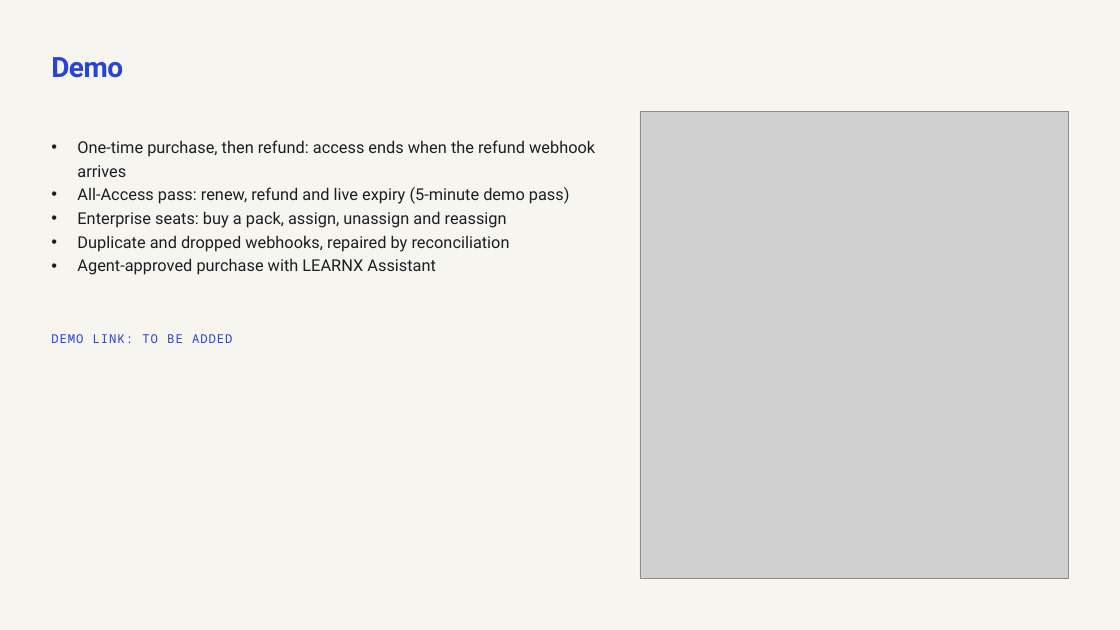
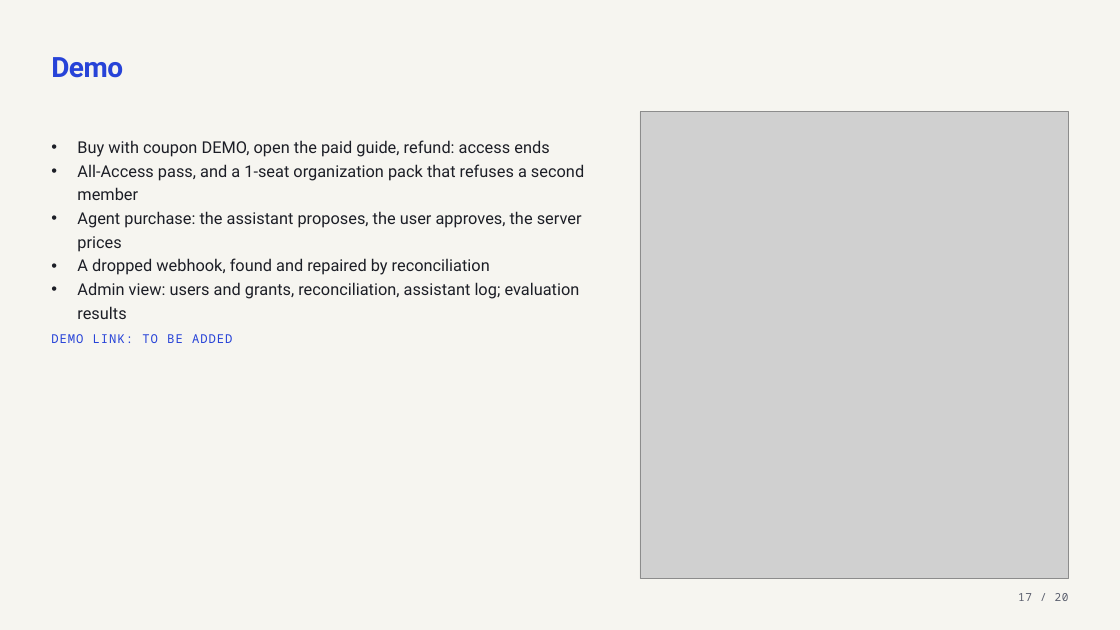
Before and after one commit to ANKITHDEEGOJU/proj-pic, a slide deck: slide 17 of docs/Final_Presentation.pptx. Drawn at 1120x630 pixels with LibreOffice and Linux fonts; fonts in the diff are those of the drawing; grey boxes stand for pictures. Boxes give left, top, right and bottom in pixels: in the first picture for what was removed or moved away, otherwise in the second. Text is boxed around its words. In the diff, an @@ line names an element or a change of style, - is before the commit and + after.

```diff
--- a/docs/Final_Presentation.pptx
+++ b/docs/Final_Presentation.pptx
@@ text at (77,140,584,319): text changed @@
-• One-time purchase, then refund: access ends when the refund webhook arrives
-• All-Access pass: renew, refund and live expiry (5-minute demo pass)
-• Enterprise seats: buy a pack, assign, unassign and reassign
-• Duplicate and dropped webhooks, repaired by reconciliation
-• Agent-approved purchase with LEARNX Assistant
+• Buy with coupon DEMO, open the paid guide, refund: access ends
+• All-Access pass, and a 1-seat organization pack that refuses a second member
+• Agent purchase: the assistant proposes, the user approves, the server prices
+• A dropped webhook, found and repaired by reconciliation
+• Admin view: users and grants, reconciliation, assistant log; evaluation results
@@ text added at (1018,593,1069,601), 9.5 pt, text #5B5F6E @@
+17 / 20
```
Also in this commit, not shown: 18 other slides changed, 4 other files.
